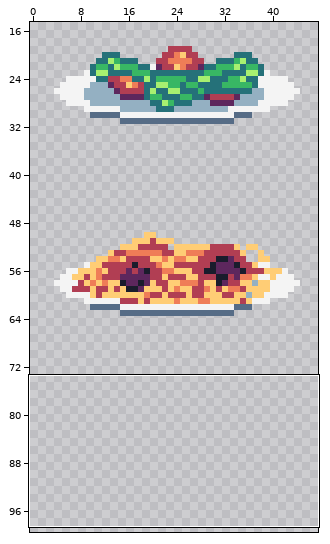
Sprite sheet, stored at snake_chef/assets/images/plates.png. The picture above shows the old version from afar; the outline marks the close-up.
Close-up. Old version:
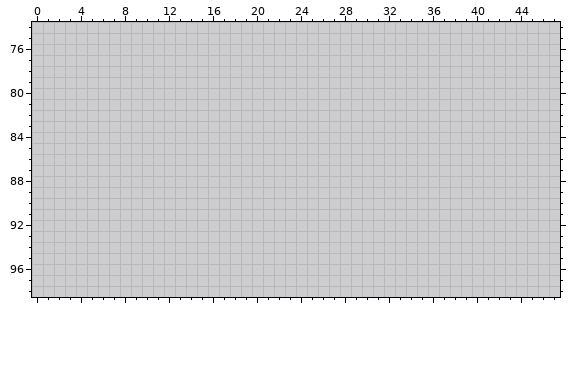
The file is 48x160 pixels. Shown: x 0..47, y 74..98. The wide view leaves out empty margins.
Palette (. is transparent): 
The same view after the edit:
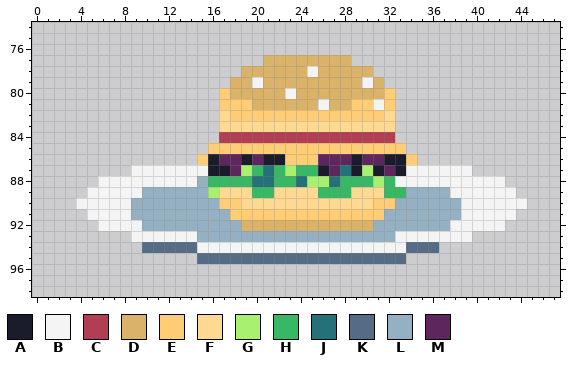
Colours new in this view: A #1a1c2c  B #f4f4f4  C #b13e53  D #dbb269  E #ffcd75  F #ffd892  G #a7f070  H #38b764  J #257179  K #566c86  L #94b0c2  M #5d275d
From old to new:
The author put colour A in row 86 at x 16, 19, 21 to 22, 29 and 32 to 33; in row 87 at x 16 to 17, 26, 29, 31 and 33.
The author put colour B in row 78 at x 25; in row 79 at x 20 and 30; in row 80 at x 23; in row 81 at x 26 and 31; in row 87 at x 9 to 15 and 34 to 39; in row 88 at x 6 to 14 and 33 to 42.
The author put colour B in row 89 at x 5 to 9 and 38 to 43; in row 90 at x 4 to 8 and 39 to 44; in row 91 at x 5 to 8 and 39 to 43; in row 92 at x 6 to 9 and 38 to 42; in row 93 at x 9 to 14 and 33 to 39; in row 94 at x 15 to 33.
The author put colour C in row 84 at x 17 to 32.
The author put colour D in row 77 at x 21 to 28; in row 78 at x 19 to 24 and 26 to 30; in row 79 at x 18 to 19, 21 to 29 and 31; in row 80 at x 18 to 22 and 24 to 31; in row 81 at x 20 to 25 and 27 to 28; in row 92 at x 19 to 30.
The author put colour E in row 80 at x 17 and 32; in row 81 at x 17 to 19, 29 to 30 and 32; in row 82 at x 18 to 31; in row 85 at x 16 to 33; in row 86 at x 15, 23 to 25 and 34; in row 90 at x 17 to 18 and 31 to 32.
The author put colour E in row 91 at x 18 to 31.
The author put colour F in row 82 at x 17 and 32; in row 83 at x 17 to 32; in row 89 at x 17 to 19, 22 to 25 and 29 to 31; in row 90 at x 19 to 30.
The author put colour G in row 87 at x 19, 23 and 30; in row 88 at x 25 to 26 and 31; in row 89 at x 16.
The author put colour H in row 87 at x 20, 22 and 24 to 25; in row 88 at x 16 to 19, 22 to 23, 28 to 30 and 32; in row 89 at x 20 to 21, 26 to 28 and 32 to 33.
The author put colour J in row 87 at x 21 and 28; in row 88 at x 20 to 21, 24 and 27.
The author put colour K in row 94 at x 10 to 14 and 34 to 36; in row 95 at x 15 to 33.
The author put colour L in row 88 at x 15; in row 89 at x 10 to 15 and 34 to 37; in row 90 at x 9 to 16 and 33 to 38; in row 91 at x 9 to 17 and 32 to 38; in row 92 at x 10 to 18 and 31 to 37; in row 93 at x 15 to 32.
The author put colour M in row 86 at x 17 to 18, 20, 26 to 28 and 30 to 31; in row 87 at x 18, 27 and 32.
